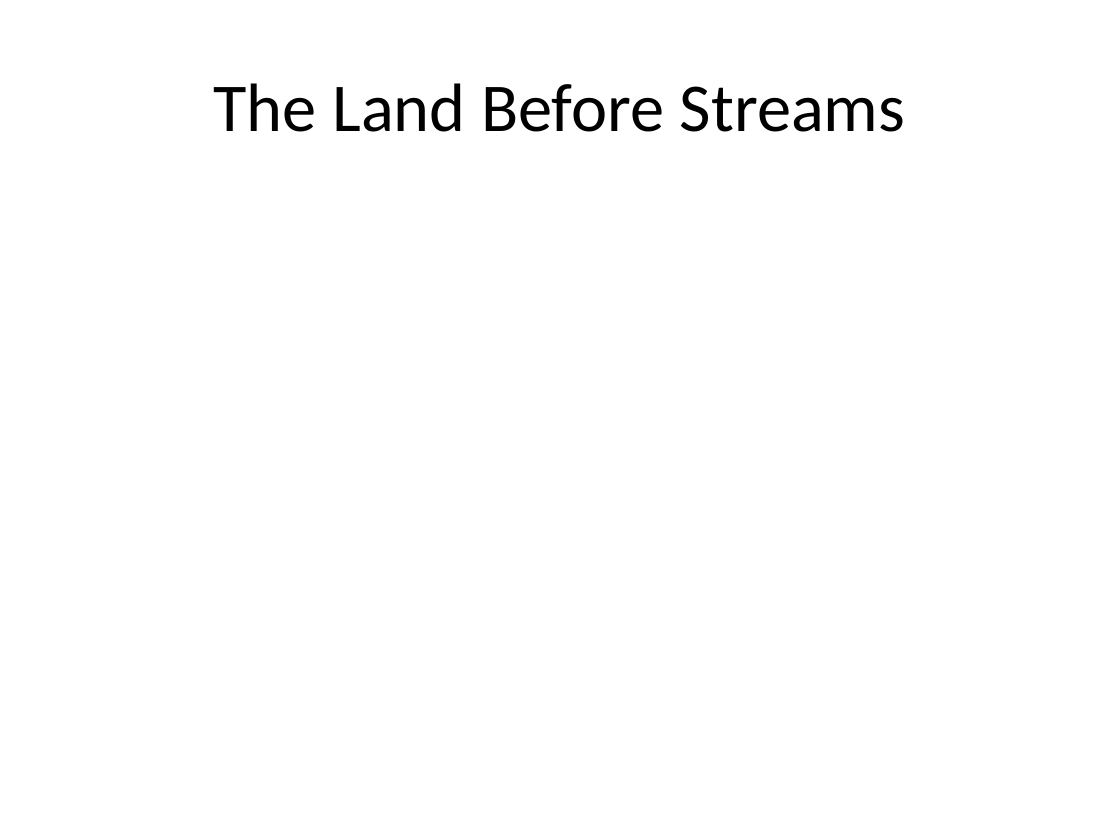
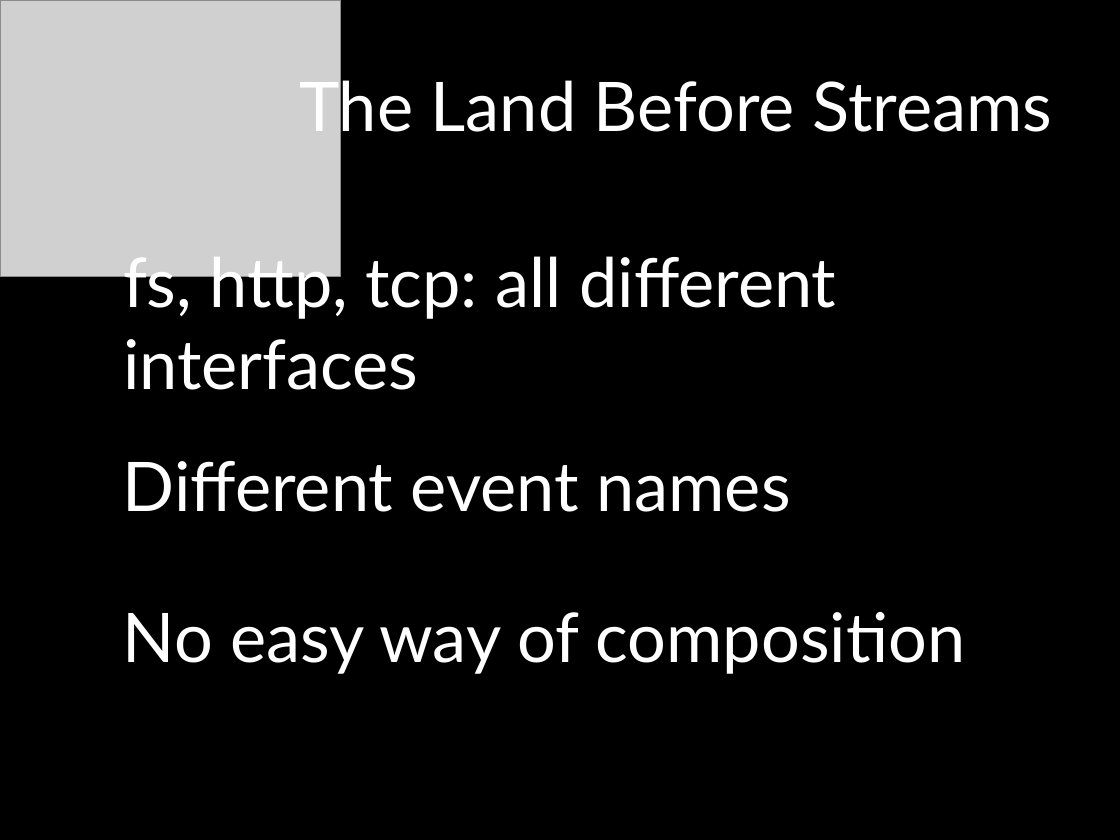
Before and after one commit to mattpodwysocki/SDC2013, a slide deck: slide 16 of SDC2013.pptx (slide 11 before the commit). Drawn at 1120x840 pixels with LibreOffice and Linux fonts; fonts in the diff are those of the drawing; grey boxes stand for pictures. Boxes give left, top, right and bottom in pixels: in the first picture for what was removed or moved away, otherwise in the second. Text is boxed around its words. In the diff, an @@ line names an element or a change of style, - is before the commit and + after.

```diff
--- a/SDC2013.pptx
+++ b/SDC2013.pptx
@@ background #FFFFFF to #000000 @@
@@ picture added at (x1=0, y1=0, x2=340, y2=277) @@
@@ title "The Land Before Streams" at (x1=299, y1=71, x2=1052, y2=143): font Calibri to Lato, text colour #000000 to #FFFFFF; alignment centre to right @@
@@ text added at (x1=123, y1=248, x2=836, y2=390), 44 pt, text #FFFFFF @@
+fs, http, tcp: all different interfaces
@@ text added at (x1=123, y1=461, x2=790, y2=512), 44 pt, text #FFFFFF @@
+Different event names
@@ text added at (x1=123, y1=612, x2=965, y2=674), 44 pt, text #FFFFFF @@
+No easy way of composition
```
Also in this commit, not shown: 8 other slides changed, 1 slide added, 2 slides removed, 22 other files.
